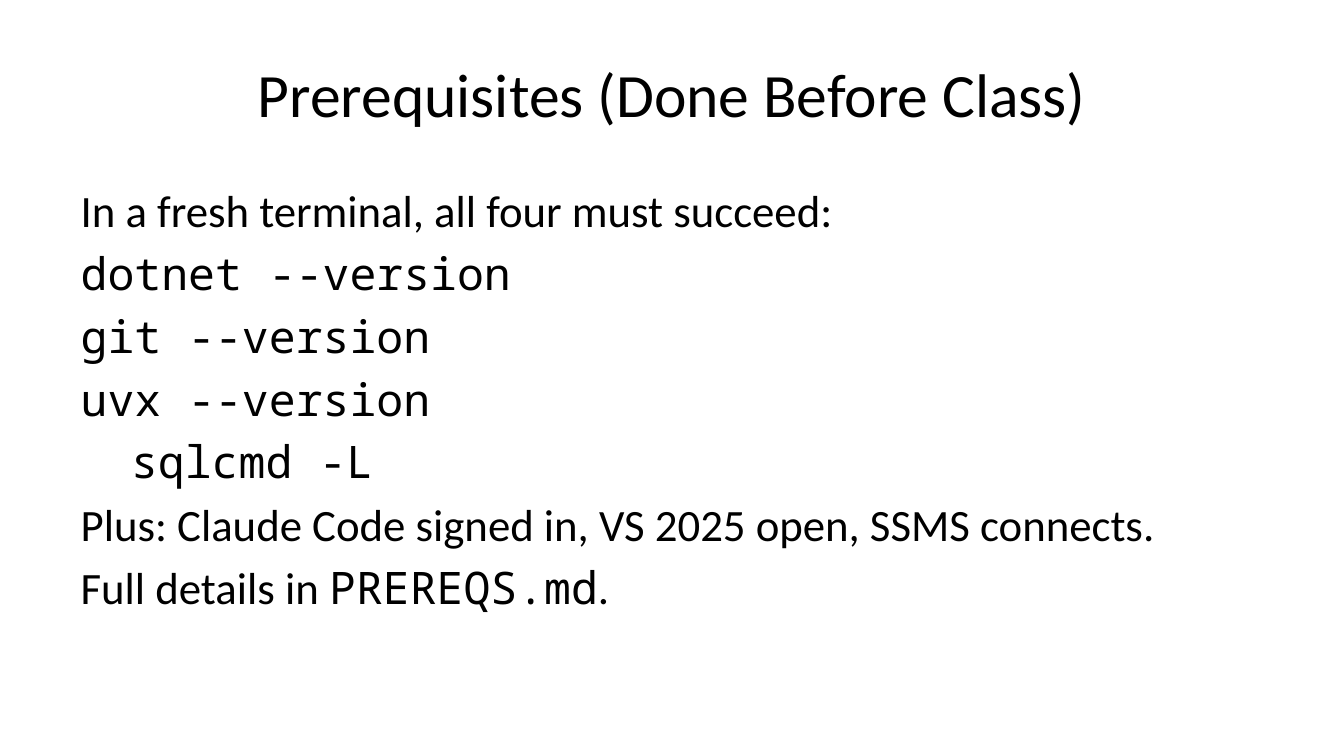
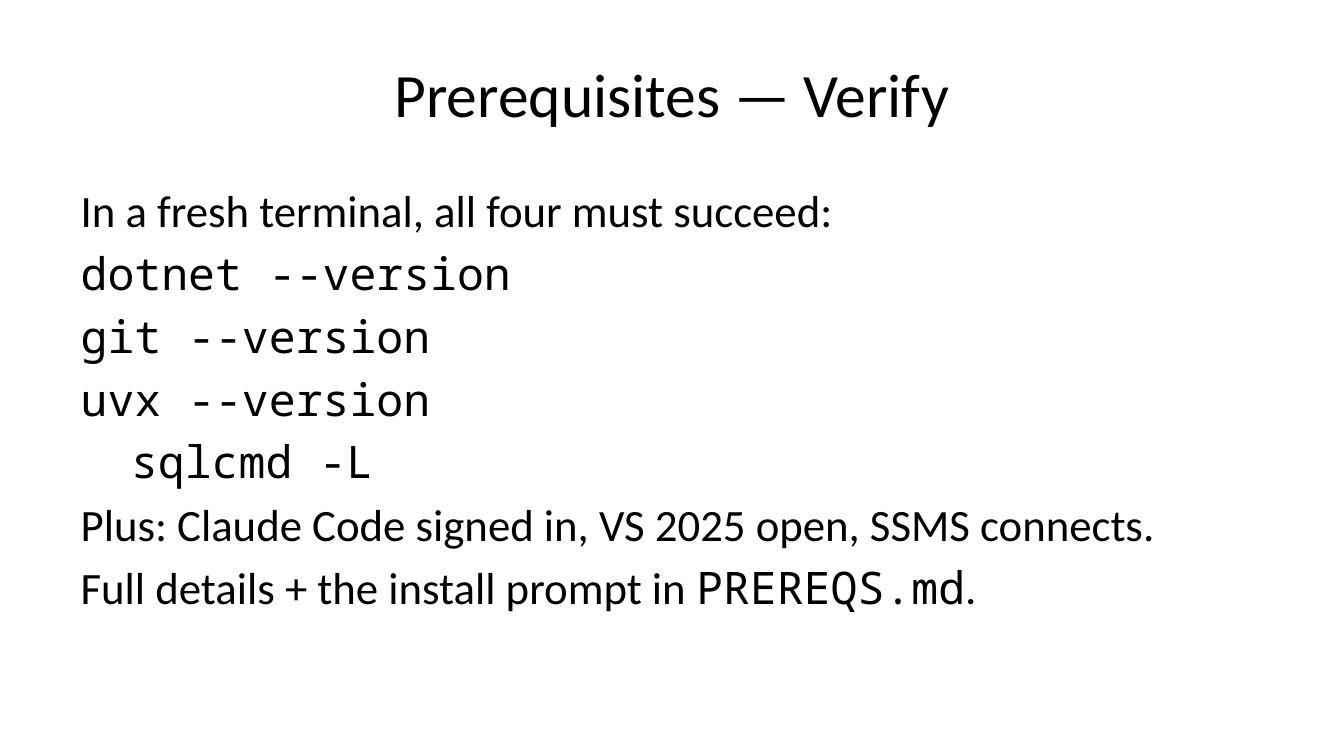
Before and after one commit to dcodish/SAD-sample-project, a slide deck: slide 9 of SLIDE_DECK.pptx (slide 8 before the commit). Drawn at 1344x756 pixels with LibreOffice and Linux fonts; fonts in the diff are those of the drawing. Boxes give left, top, right and bottom in pixels: in the first picture for what was removed or moved away, otherwise in the second. Text is boxed around its words. In the diff, an @@ line names an element or a change of style, - is before the commit and + after.

```diff
--- a/SLIDE_DECK.pptx
+++ b/SLIDE_DECK.pptx
@@ title at (394, 74, 949, 127): text changed @@
-Prerequisites (Done Before Class)
+Prerequisites — Verify
@@ text at (81, 570, 976, 612): text changed @@
-Full details in PREREQS.md.
+Full details + the install prompt in PREREQS.md.
```
Also in this commit, not shown: 1 slide added, 4 other files.
